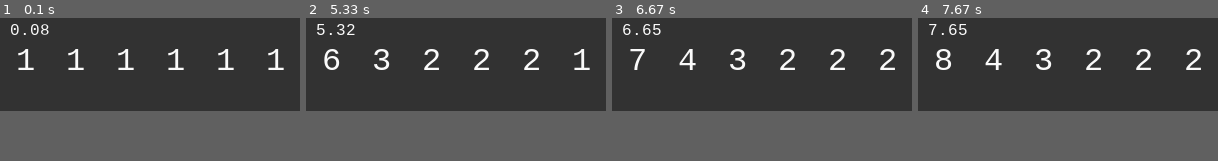
Above: before the commit, frames 1-4 (left to right).
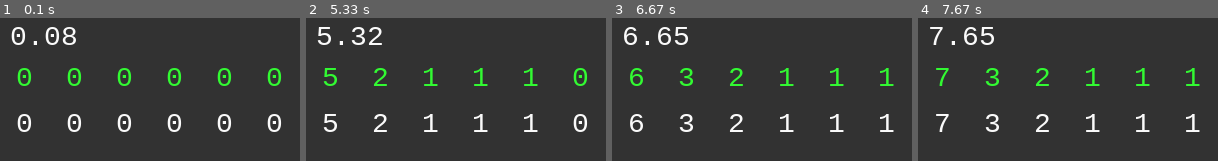
Above: after the commit, the same moments.

Repository: raaperrotta/pygame-keyboard-viewer
Game: pygame game, started from pygame_multithreading.py
Two runs of this game, one before a commit and one after it. Both use one fixed random seed, a clock stepped at 60 frames per second and the inputs below.
Inputs:
- Up to frame 1 (0.1 s): no input
- Up to frame 2 (5.33 s): no input
- Up to frame 3 (6.67 s): no input
- Up to frame 4 (7.67 s): no input
The window is 300x100 before the commit and 300x150 after it. Grey fills any space a smaller window leaves; there, only what the larger window draws over its background counts as a difference.

The runs differ from the first frame. In frame 1, 7.1% of the frame differs, in the area x 3-95%, y 4-80%; in frame 2, 6.3%; in frame 3, 6.3%; in frame 4, 6.1%.

Commit message:
Added expected count to multitasking example
Reveals that the timers aren’t very accurate. And this simple
implementation accumulates error over time.

Diff:
--- a/pygame_multithreading.py
+++ b/pygame_multithreading.py
@@ -1,14 +1,14 @@
 #!python3
 import pygame as pg
-from pygame import gfxdraw
-from pygame.locals import *
-from threading import Thread, Timer
+from pygame.locals import K_w, KMOD_META
+from threading import Timer
 from time import time
+
 
 class CounterTask():
 
     def __init__(self, period):
-        self.count = 0
+        self.count = -1
         self.period = period
         self.timer = None
         self.run()
@@ -24,19 +24,21 @@
 
 
 class Display():
+
     def __init__(self, rates):
         self.screen_width = 300
-        self.screen_height = 100
+        self.screen_height = 150
         self.update_rate = 0.02
         self.start = time()
         self.screen = pg.display.set_mode((self.screen_width, self.screen_height))
         pg.display.set_caption("Threads!")  # The window title
         pg.init()  # must be called before pg.font.SysFont()
+        self.font = pg.font.SysFont("monospace", 28)
 
         self.tasks = []
         if rates:
             dx = self.screen_width / len(rates)
-            x = dx/2
+            x = dx / 2
             for r in rates:
                 self.tasks.append((CounterTask(r), x))
                 x += dx
@@ -44,16 +46,30 @@
     def update(self):
         self.screen.fill((50, 50, 50))
 
-        font = pg.font.SysFont("monospace", 16)
-        label = font.render("{:.2f}".format(time()-self.start), 1, (250, 250, 250))
+        label = self.font.render("{:.2f}".format(time() - self.start),
+                                 1, (250, 250, 250))
         r = label.get_rect()
         self.screen.blit(label, [10, 10])
 
+        y = (self.screen_height - 10) / 3
+        y = [20 + y, 20 + 2 * y]
+
         for t, x in self.tasks:
-            font = pg.font.SysFont("monospace", 32)
-            label = font.render(str(t.count), 1, (250, 250, 250))
+            expected = int((time() - self.start) // t.period)
+            if t.count == expected:
+                color = (50, 250, 50)  # green for good
+            else:
+                color = (250, 50, 50)  # red for bad
+            # Draw the counter from the task
+            label = self.font.render(str(t.count), 1, color)
             r = label.get_rect()
-            pos = [x - r.width/2., self.screen_height/2 - r.height/2.]
+            pos = [x - r.width / 2, y[0] - r.height / 2]
+            pos = [int(round(p)) for p in pos]
+            self.screen.blit(label, pos)
+            # Draw the expected value based on the rate and current time
+            label = self.font.render(str(expected), 1, (250, 250, 250))
+            r = label.get_rect()
+            pos = [x - r.width / 2, y[1] - r.height / 2]
             pos = [int(round(p)) for p in pos]
             self.screen.blit(label, pos)
 
